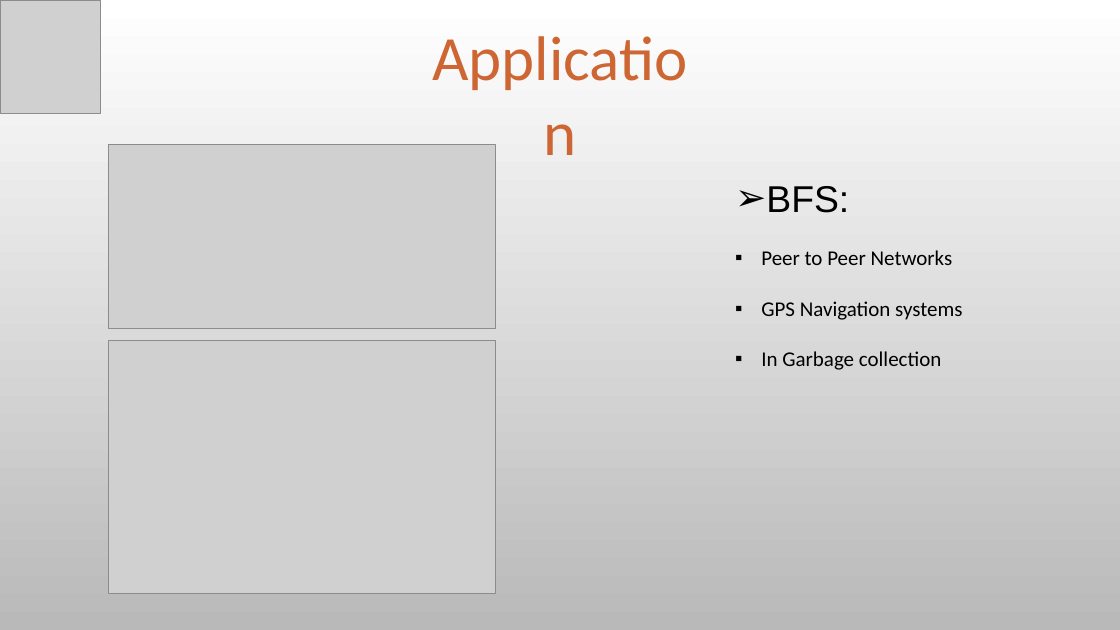
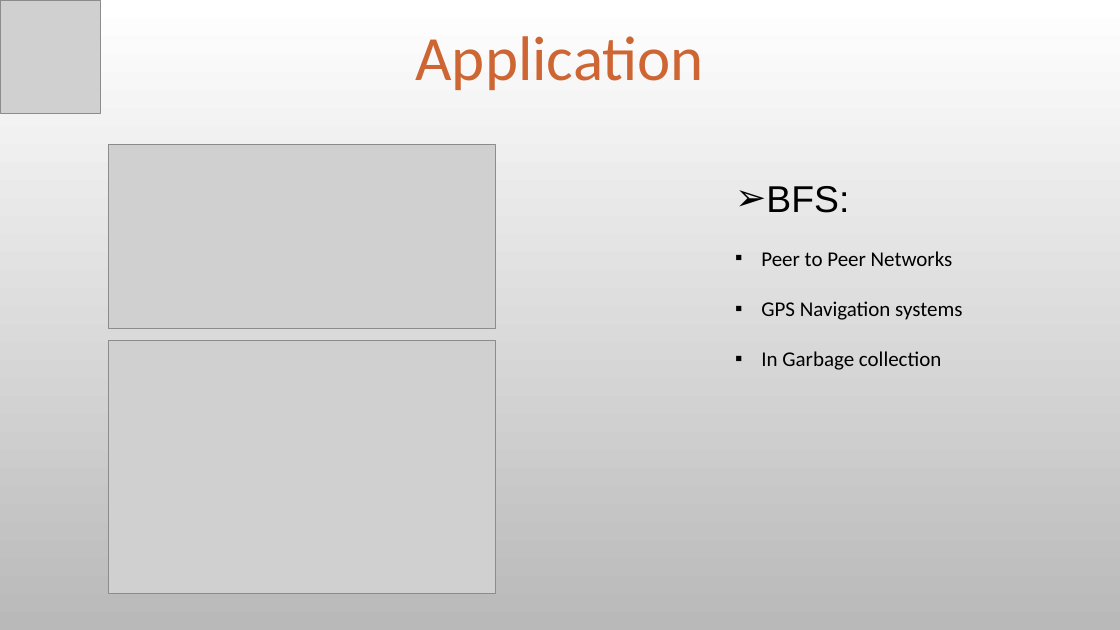
Before and after one commit to om101deore/ADS-project, a slide deck: slide 7 of ADS PPT.pptx. Drawn at 1120x630 pixels with LibreOffice and Linux fonts; fonts in the diff are those of the drawing; grey boxes stand for pictures; background and template pictures are left out. Boxes give left, top, right and bottom in pixels: in the first picture for what was removed or moved away, otherwise in the second. Text is boxed around its words. In the diff, an @@ line names an element or a change of style, - is before the commit and + after.

```diff
--- a/ADS PPT.pptx
+++ b/ADS PPT.pptx
@@ text "Application": place and size @@
-text "Application" at <box>408,13,712,98</box>
+text "Application" at <box>416,36,704,90</box>
@@ text "Application" at <box>416,36,704,90</box>: text colour gradient #683319 to #CE6633 to #E2A385 to #CE6633 @@
```
Also in this commit, not shown: 6 other slides changed, 2 slides added, 3 slides removed.
